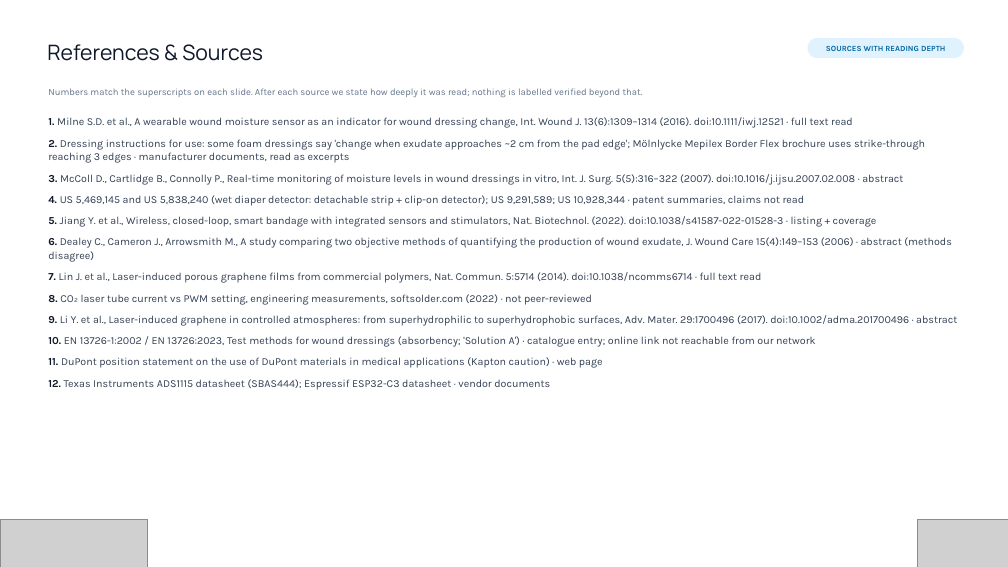
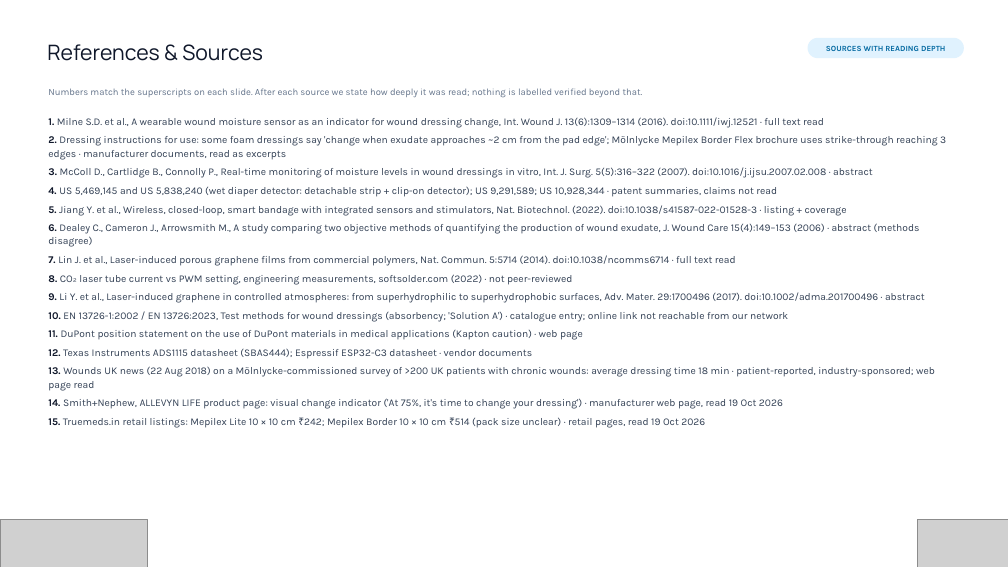
Before and after one commit to soham0777/dermasense-vishwakarma-2026, a slide deck: slide 17 of FINAL_SUBMISSION/Vishwakarma_Stage2_Final.pptx. Drawn at 1008x567 pixels with LibreOffice and Linux fonts; fonts in the diff are those of the drawing; grey boxes stand for pictures. Boxes give left, top, right and bottom in pixels: in the first picture for what was removed or moved away, otherwise in the second. Text is boxed around its words. In the diff, an @@ line names an element or a change of style, - is before the commit and + after.

Commit message:
Stage 2 gap review: checklist, roadmap on programme dates, BLE broadcast
Full review of every folder against the official template, the organiser's
email and website, and the Stage 1 proposal (STAGE2_CHECKLIST.md).

Deck (QA: 18 slides, 0 issues; ~104 words per content slide):
- Roadmap moved onto the programme's dates: prototype video early Dec,
  January semi-final, IIT Indore finale 26 Jan - 1 Feb (D-014)
- Before state: cited time (18 min/visit) and cost (Rs 240-510/dressing)
- After state: "up to 44.9 %" and strip payback, labelled projections
- BOM in the template's table form; 3 prices quoted 19 Oct
- Prior art: ALLEVYN LIFE visual change indicator; Stage 1 Kapton
  "medical-grade" claim corrected; 15 references

Firmware: Bluetooth LE state broadcast (ble_beacon.h) for the Remote
Monitoring sub-theme (D-015). Compiles with 0 warnings (650,349 bytes);
23 compile-time + 16 PC tests pass; bench step T11 added. Not yet run
on hardware.

Records: D-012 written down; stale decisions marked superseded; E1/E3
names replaced by E2/E4; BOM totals consistent; 5 sources added.

```diff
--- a/FINAL_SUBMISSION/Vishwakarma_Stage2_Final.pptx
+++ b/FINAL_SUBMISSION/Vishwakarma_Stage2_Final.pptx
@@ text at (x1=48, y1=117, x2=946, y2=359): size 10.2 to 9.8 pt in "1. Milne S.D. et al., A wearable ...", "2. Dressing instructions for use: some foam ...", "3. McColl D., Cartlidge B., Connolly P., ...", "4. US 5,469,145 and US 5,838,240 (wet ..." and 8 more places; less space between paragraphs @@
@@ text at (x1=48, y1=366, x2=935, y2=428): paragraphs added @@
+13. Wounds UK news (22 Aug 2018) on a Mölnlycke-commissioned survey of >200 UK patients with chronic wounds: average dressing time 18 min · patient-reported, industry-sponsored; web page read
+14. Smith+Nephew, ALLEVYN LIFE product page: visual change indicator ('At 75%, it's time to change your dressing') · manufacturer web page, read 19 Oct 2026
+15. Truemeds.in retail listings: Mepilex Lite 10 × 10 cm ₹242; Mepilex Border 10 × 10 cm ₹514 (pack size unclear) · retail pages, read 19 Oct 2026
```
Also in this commit, not shown: 9 other slides changed, 36 other files.
